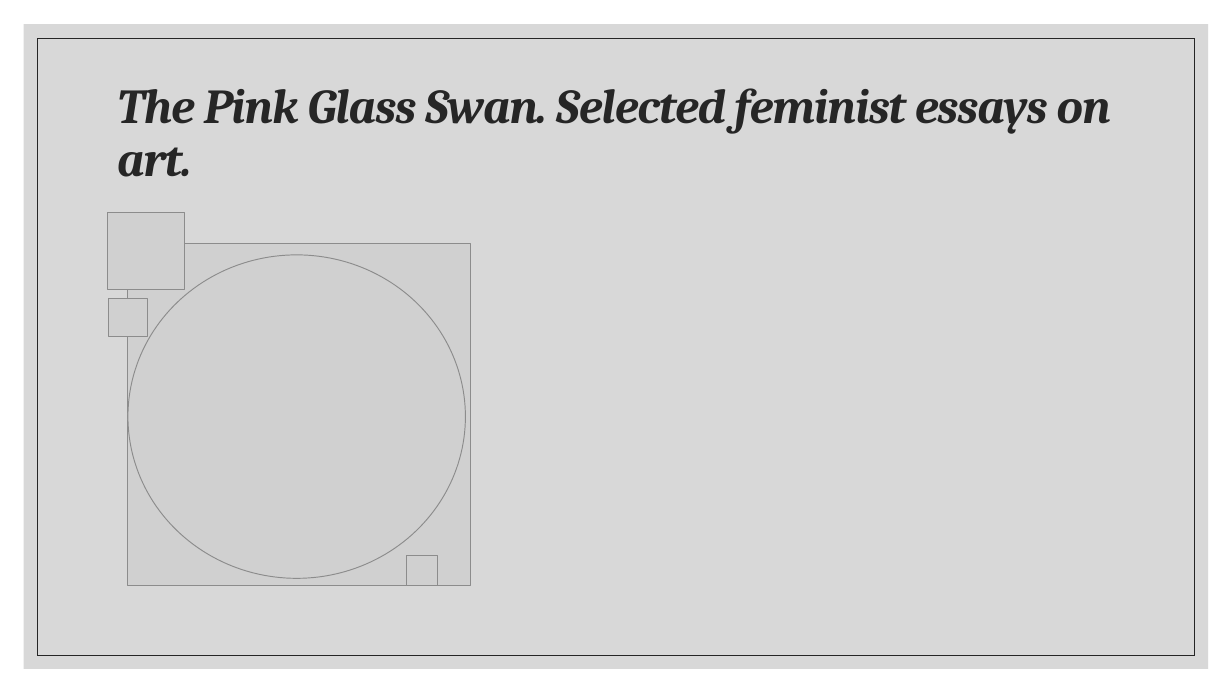
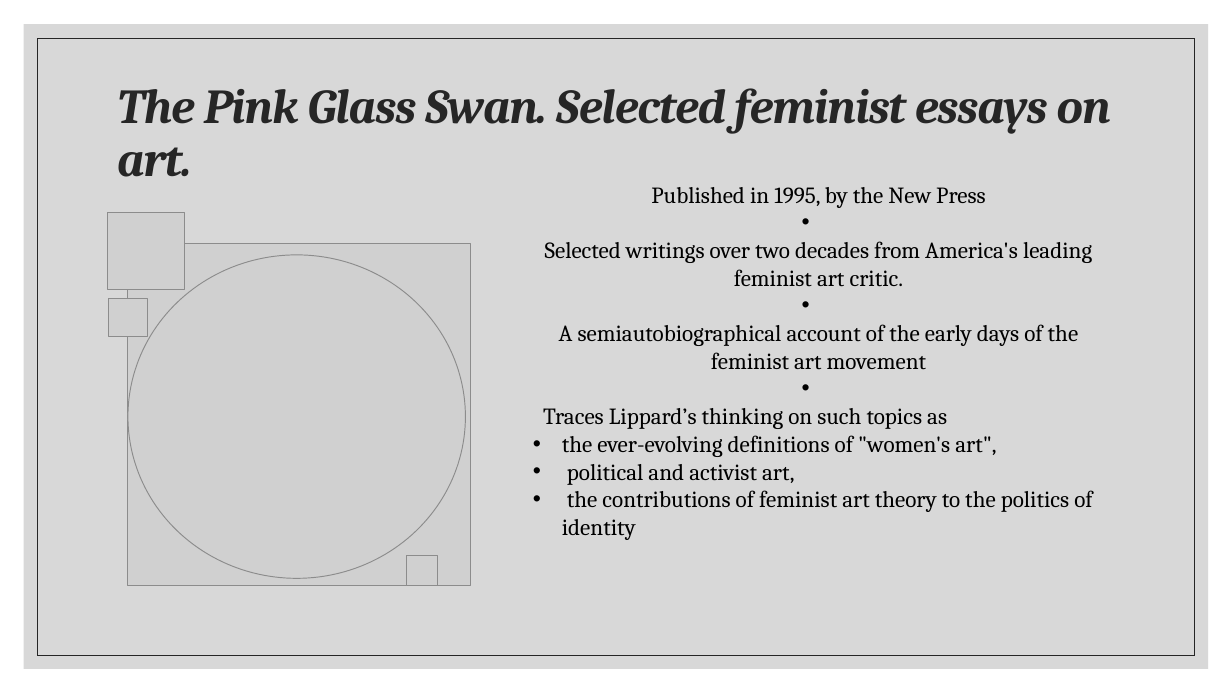
Before and after one commit to alk36/Curators-Presentation, a slide deck: slide 9 of art curators the newest one from saturday from pc.pptx. Drawn at 1232x693 pixels with LibreOffice and Linux fonts; fonts in the diff are those of the drawing; grey boxes stand for pictures. Boxes give left, top, right and bottom in pixels: in the first picture for what was removed or moved away, otherwise in the second. Text is boxed around its words. In the diff, an @@ line names an element or a change of style, - is before the commit and + after.

```diff
--- a/art curators the newest one from saturday from pc.pptx
+++ b/art curators the newest one from saturday from pc.pptx
@@ text added at bbox=[543, 187, 1092, 540], 18 pt, text #000000 @@
+Published in 1995, by the New Press
+Selected writings over two decades from America's leading feminist art critic.
+A semiautobiographical account of the early days of the feminist art movement
+Traces Lippard’s thinking on such topics as
+• the ever-evolving definitions of "women's art",
+• political and activist art,
+• the contributions of feminist art theory to the politics of identity
```
Also in this commit, not shown: 1 other slide changed.
